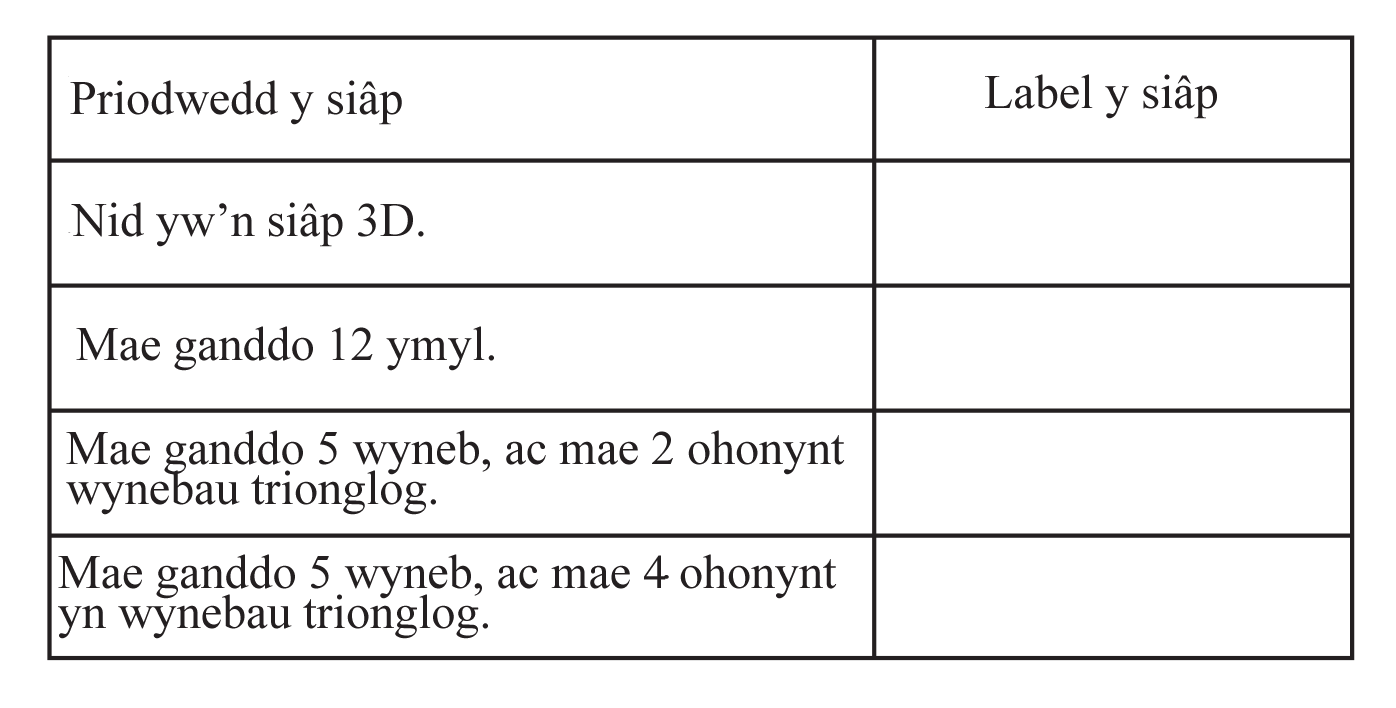
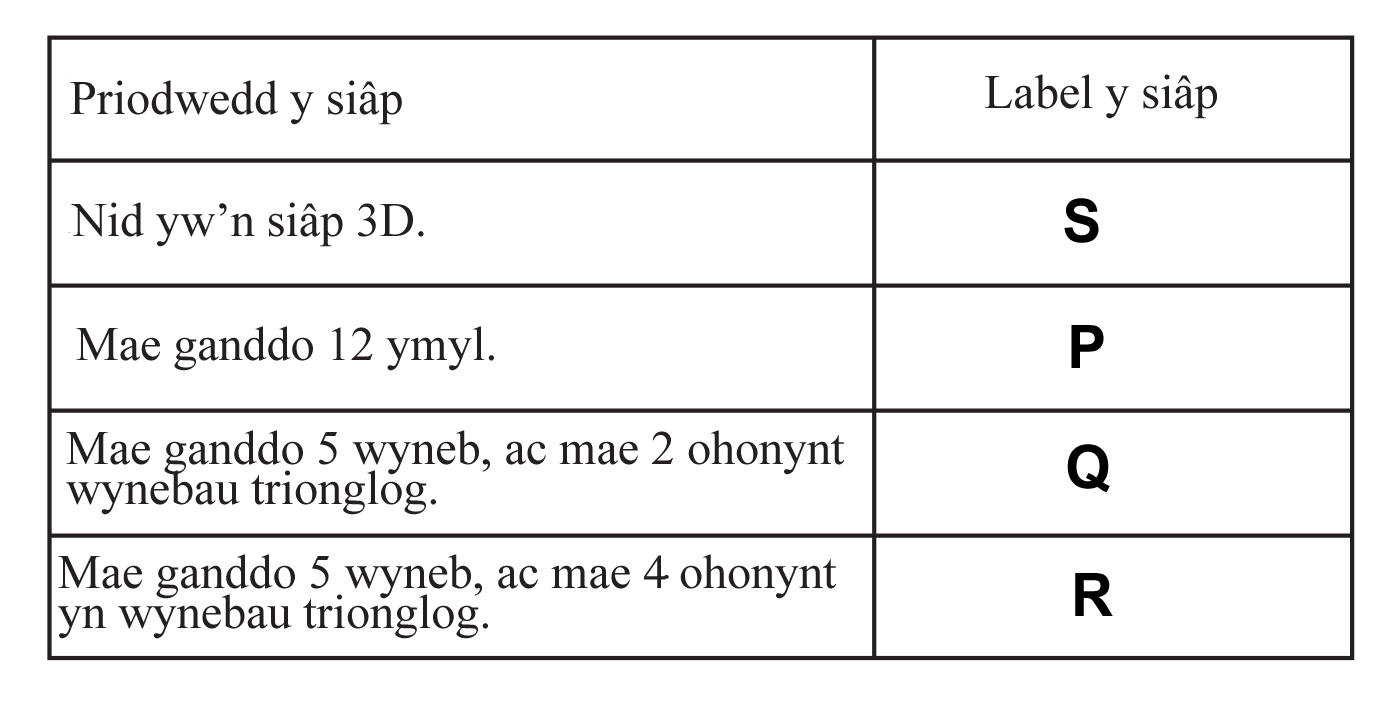
Layers edited between the first and the second 1396x708 image:
renamed "Mae ganddo 12 ymyl." to "R", moved it above "Q", painted on it over [1067, 326, 1113, 616]
renamed "Nid yw’n siâp 3D." to "Q", moved it above "P", painted on it over [1064, 202, 1110, 493]
renamed "Label y siâp" to "P", moved it above "S", painted on it over [1064, 198, 1104, 368]
renamed "Priodwedd y siâp" to "S", painted on it over [1064, 198, 1099, 243]
painted on "Layer 0" over [1064, 198, 1113, 616]
